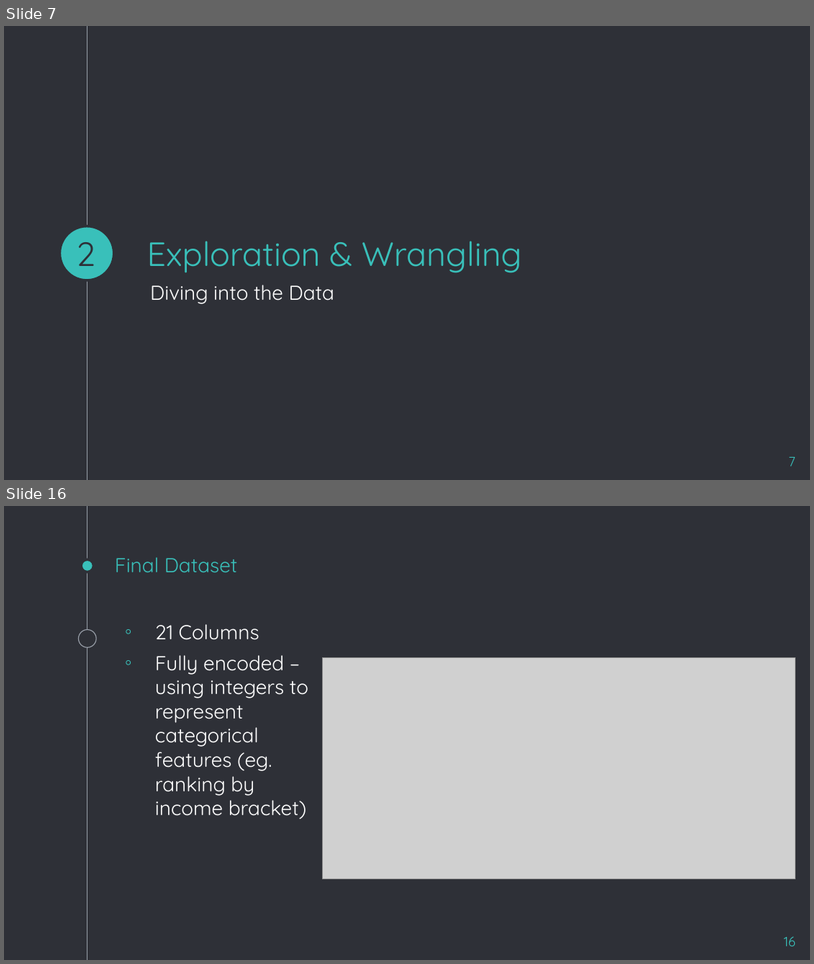
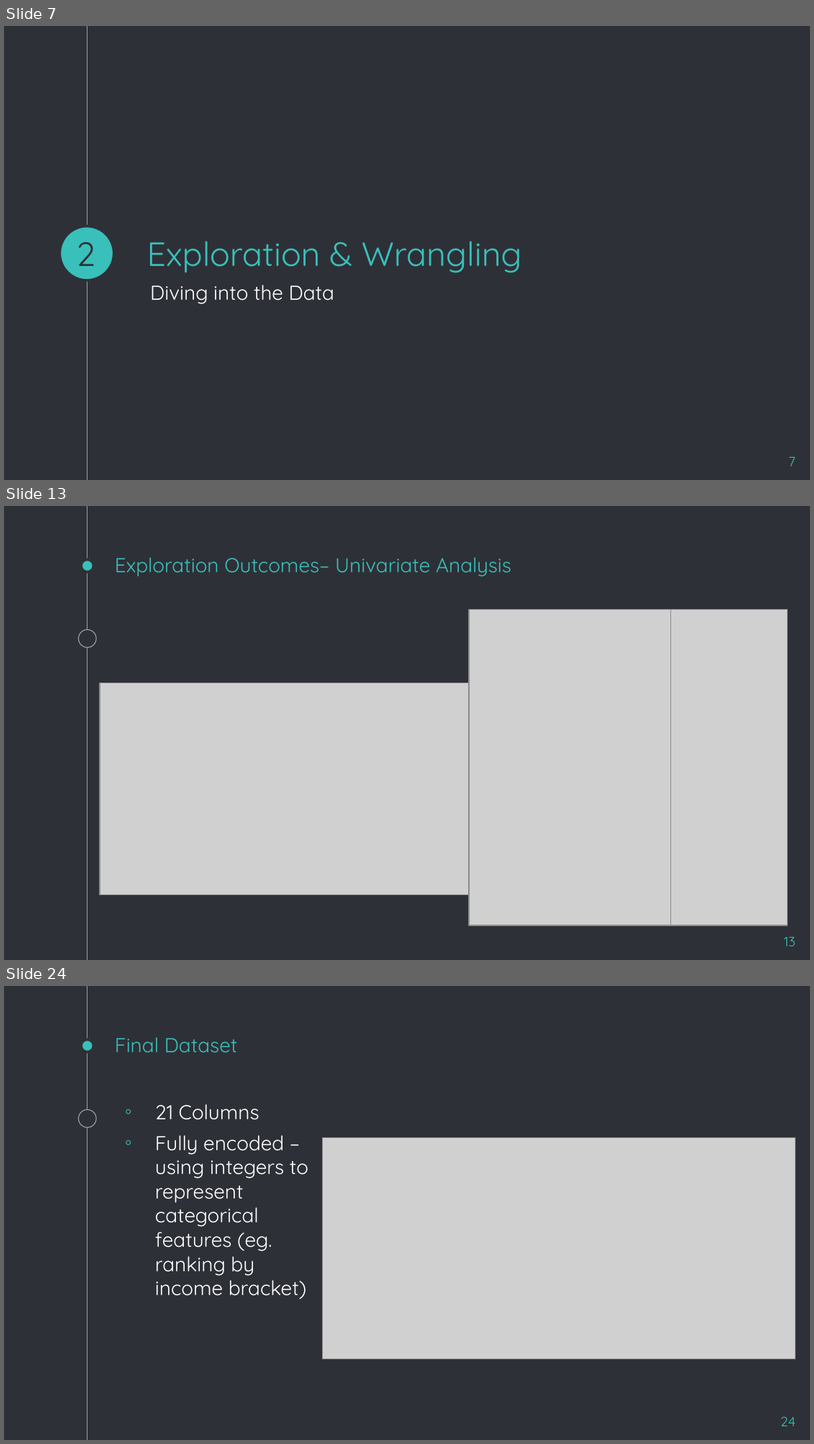
Before and after one commit to jMacProd/Machine-Learning-Credit-Card-Churn, a slide deck: Final Project - Presentation.pptx. Shown one above the other, each under a label of ours: slides 7 and 16 before the commit, slides 7, 13 and 24 after it; the slides between them are not shown. The pictures are 814x964 and 814x1444 pixels, drawn with LibreOffice and Linux fonts; fonts in the diff are those of the drawing; grey boxes stand for pictures. Boxes give left, top, right and bottom in pixels: in the first picture for what was removed or moved away, otherwise in the second. Text is boxed around its words. In the diff, an @@ line names an element or a change of style, - is before the commit and + after.

```diff
--- a/Final Project - Presentation.pptx
+++ b/Final Project - Presentation.pptx
@@ slide 13 added at <box>4,506,810,960</box>, background #2E3037; not listed: 3 template elements that a slide beside it also shows @@
@@ title added at <box>115,557,512,577</box>, 18 pt, text #39C0BA @@
+Exploration Outcomes– Univariate Analysis
@@ picture added at <box>469,609,671,925</box> @@
@@ picture added at <box>671,609,787,925</box> @@
@@ picture added at <box>100,682,469,895</box> @@
@@ page number added at <box>784,937,796,946</box>, 12 pt, text #39C0BA @@
+13
@@ what was slide 16 is now slide 24 @@
@@ page number at <box>781,1417,796,1426</box>: text changed @@
-16
+24
```
Also in this commit, not shown: 8 slides changed, 7 other slides added.
